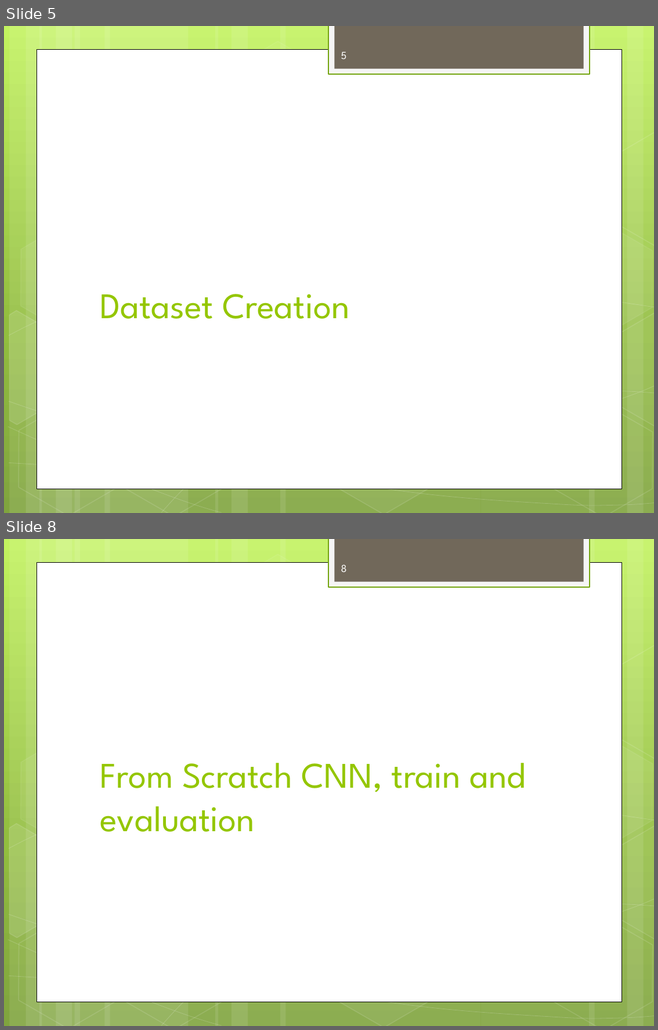
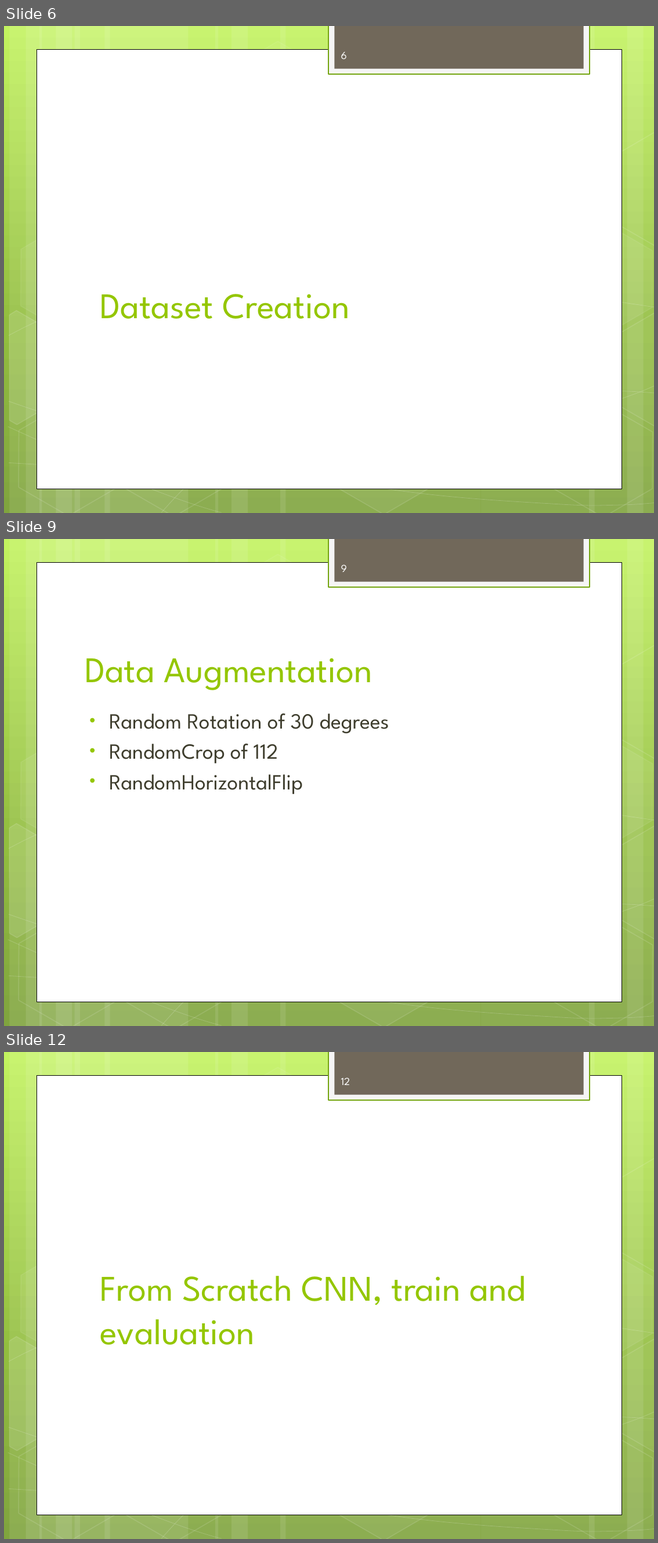
Before and after one commit to RaiMar96/AdversarialAttacksAndInterpretability-covid-chestxray-, a slide deck: docs/ProjectOverview.pptx. Shown one above the other, each under a label of ours: slides 5 and 8 before the commit, slides 6, 9 and 12 after it; the slides between them are not shown. The pictures are 658x1030 and 658x1543 pixels, drawn with LibreOffice and Linux fonts; fonts in the diff are those of the drawing. Boxes give left, top, right and bottom in pixels: in the first picture for what was removed or moved away, otherwise in the second. Text is boxed around its words. In the diff, an @@ line names an element or a change of style, - is before the commit and + after.

```diff
--- a/docs/ProjectOverview.pptx
+++ b/docs/ProjectOverview.pptx
@@ slide 9 added at box(4, 539, 654, 1026), background gradient #C3F35F to #93BF3F to #81A53E; not listed: 31 template elements that a slide beside it also shows @@
@@ page number added at box(341, 565, 347, 572), 12 pt, text #FEFEFE @@
+9
@@ title added at box(85, 658, 372, 690), 40 pt, text #94C600 @@
+Data Augmentation
@@ text added at box(109, 714, 389, 794), 24 pt, text #3E3D2D @@
+• Random Rotation of 30 degrees
+• RandomCrop of 112
+• RandomHorizontalFlip
@@ what was slide 5 is now slide 6 @@
@@ page number at box(341, 52, 347, 59): text changed @@
-5
+6
@@ what was slide 8 is now slide 12 @@
@@ page number at box(341, 1078, 350, 1085): text changed @@
-8
+12
```
Also in this commit, not shown: 6 slides changed, 8 other slides added, 3 slides removed, 2 other files.
